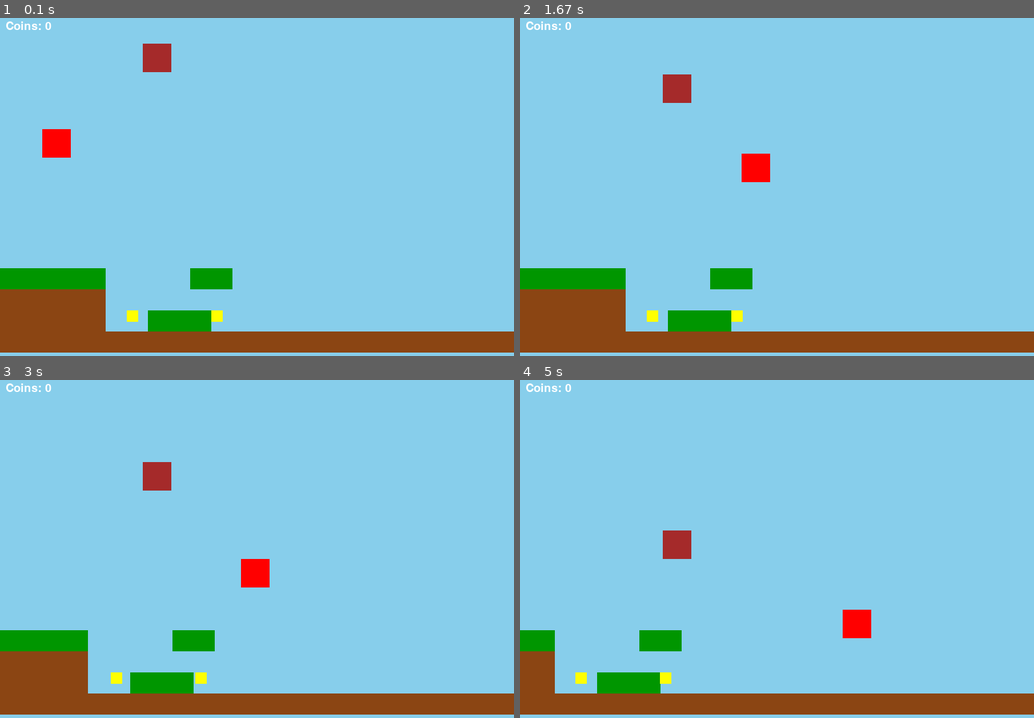
Above: before the commit, frames 1-4 (two rows, left to right).
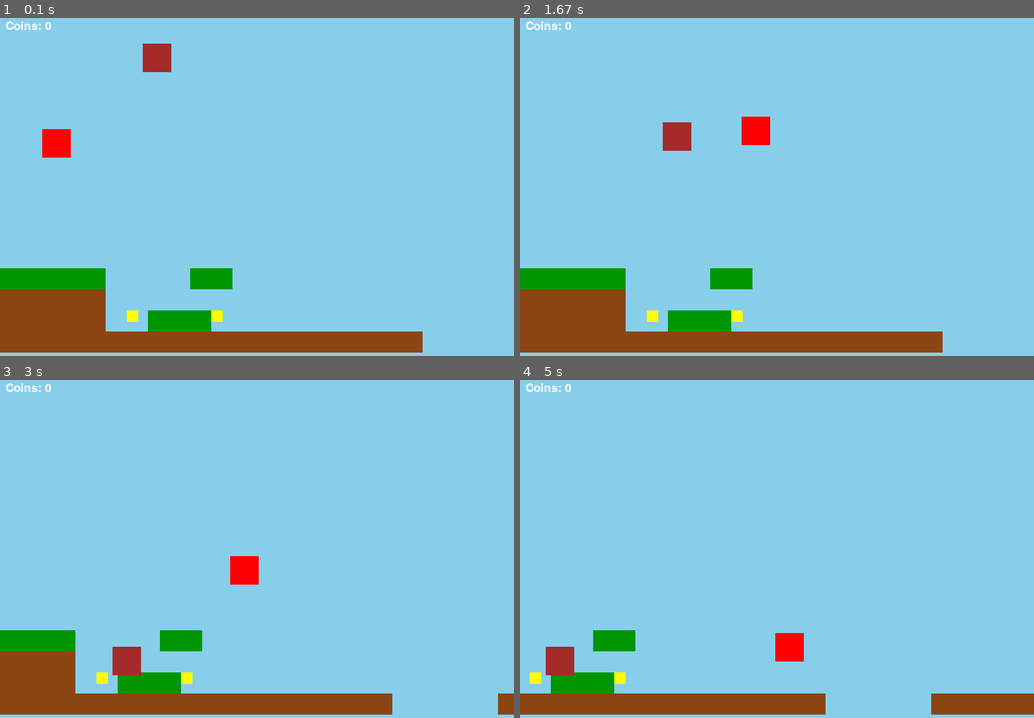
Above: after the commit, the same moments.

Repository: Graciano-B-L-Junior/Gamedevportfolio_pygame
Game: pygame game, started from 2 - Platform game/game.py
Same seed, same stepped clock (60 frames per second), same inputs: the game is played once before the commit and once after it.
Inputs:
- Up to frame 1 (0.1 s): no input
- Up to frame 2 (1.67 s): hold Space 0.33-0.8 s; hold Right 0.33-0.8 s; hold Right 0.83-1.3 s; tap Space at 0.9, 1.2, 1.4 s; hold Up 1.33-1.63 s
- Up to frame 3 (3 s): hold Right 1.67-2.13 s; tap Space at 1.73, 2.03, 2.23, 2.53, 2.8 s; hold Left 2.17-2.7 s; hold Left from 2.73 s (still down)
- Up to frame 4 (5 s): tap Space at 3.1, 3.23, 3.63, 3.93, 4.3, 4.6, 4.8 s; release Left at 3.13 s; hold Up 3.17-3.53 s; hold Right 3.57-4.2 s; hold Left 4.23-4.7 s; hold Right from 4.73 s (still down)

The runs differ from the first frame. In frame 1, 1.1% of the frame differs, in the area x 82-100%, y 92-99%; in frame 2, 3.0%; in frame 3, 3.9%; in frame 4, 6.4%, in the area x 0-80%, y 44-99%.

Commit message:
Refactor physics and player classes; improve collision detection, enhance player movement mechanics, and update enemy drawing with camera offset.

Diff:
--- a/2 - Platform game/Physics/physics.py
+++ b/2 - Platform game/Physics/physics.py
@@ -1,3 +1,4 @@
+import pygame
 from player import Player
 
 class PhysicsEngine:
@@ -9,36 +10,41 @@
         self.gravity = 100
         self.other_rects = []
 
+
     def update(self,delta_time):
         self.vy += self.gravity * delta_time
+        for rect in self.other_rects:
+            self.collision(rect)
+
         self.x += self.vx * delta_time
         self.y += self.vy * delta_time
 
-        for rect in self.other_rects:
-            self.collision(rect)
 
 
     def collision(self, other):
+        self.rect = self.get_rect()
         if isinstance(other, Player):
             other = other.rect
+
         if hasattr(self, 'rect'):
-            if self.vx > 0:
-                if self.rect.right > other.left and self.rect.left < other.right:
-                    self.rect.right = other.left
-                    self.vx = 0
-            elif self.vx < 0:
-                if self.rect.left < other.right and self.rect.right > other.left:
-                    self.rect.left = other.right
-                    self.vx = 0
+            if self.rect.colliderect(other):
+                if self.vx > 0:
+                    if self.rect.right > other.left and self.rect.left < other.right:
+                        self.rect.right = other.left
+                        self.vx = 0
+                elif self.vx < 0:
+                    if self.rect.left < other.right and self.rect.right > other.left:
+                        self.rect.left = other.right
+                        self.vx = 0
 
-            if self.vy > 0:
-                if self.rect.bottom > other.top and self.rect.top < other.bottom:
-                    self.rect.bottom = other.top
-                    self.vy = 0
-            elif self.vy < 0:
-                if self.rect.top < other.bottom and self.rect.bottom > other.top:
-                    self.rect.top = other.bottom
-                    self.vy = 0
+                if self.vy > 0:
+                    if self.rect.bottom > other.top and self.rect.top < other.bottom:
+                        self.rect.bottom = other.top
+                        self.vy = 0
+                elif self.vy < 0:
+                    if self.rect.top < other.bottom and self.rect.bottom > other.top:
+                        self.rect.top = other.bottom
+                        self.vy = 0
         else:
             raise Exception(f"{__class__} doesn't have 'rect' attribute")
 
@@ -66,3 +72,6 @@
 
     def set_gravity(self, gravity):
         self.gravity = gravity
+
+    def get_rect(self):
+        return self.rect
--- a/2 - Platform game/enemy.py
+++ b/2 - Platform game/enemy.py
@@ -15,8 +15,10 @@
         self.health = 2
 
 
-    def draw(self,win):
-        pygame.draw.rect(win,self.color_brown,self.rect)
+    def draw(self,win, offset_x=0):
+        draw_rect = self.rect.copy()
+        draw_rect.x -= offset_x
+        pygame.draw.rect(win,self.color_brown,draw_rect)
 
     def update(self,delta_time, other_rects=None, offset_x=0):
         super().update(delta_time)
--- a/2 - Platform game/game.py
+++ b/2 - Platform game/game.py
@@ -4,15 +4,30 @@
 from ui import UI
 from enemy import Enemy
 
+TILEMAP = [
+    [0, 0, 0, 0, 0, 0, 0, 0, 0, 0, 0, 0, 0, 0, 0, 0, 0, 0, 0, 0, 0, 0, 0, 0, 0, 0, 0, 0, 0, 0, 0, 0, 0, 0, 0, 0, 0, 0, 0, 0, 0, 0, 0, 0, 0, 0, 0, 0, 0, 0],
+    [0, 0, 0, 0, 0, 0, 0, 0, 0, 0, 0, 0, 0, 0, 0, 0, 0, 0, 0, 0, 0, 0, 0, 0, 0, 0, 0, 0, 0, 0, 0, 0, 0, 0, 0, 0, 0, 0, 0, 0, 0, 0, 0, 0, 0, 0, 0, 0, 0, 0],
+    [0, 0, 0, 0, 0, 0, 0, 0, 0, 0, 0, 0, 0, 0, 0, 0, 0, 0, 0, 0, 0, 0, 0, 0, 0, 0, 0, 0, 0, 0, 0, 0, 0, 0, 0, 0, 0, 0, 0, 0, 0, 0, 0, 0, 0, 0, 0, 0, 0, 0],
+    [0, 0, 0, 0, 0, 0, 0, 0, 0, 0, 0, 0, 0, 0, 0, 0, 0, 0, 0, 0, 0, 0, 0, 0, 0, 0, 0, 0, 0, 0, 0, 0, 0, 0, 0, 0, 0, 0, 0, 0, 0, 0, 0, 0, 0, 0, 0, 0, 0, 0],
+    [0, 0, 0, 0, 0, 0, 0, 0, 0, 0, 0, 0, 0, 0, 0, 0, 0, 0, 0, 0, 0, 0, 0, 0, 0, 0, 0, 0, 0, 0, 0, 0, 0, 0, 0, 0, 0, 0, 0, 0, 0, 0, 0, 0, 0, 0, 0, 0, 0, 0],
+    [0, 0, 0, 0, 0, 0, 0, 0, 0, 0, 0, 0, 0, 0, 0, 0, 0, 0, 0, 0, 0, 0, 0, 0, 0, 0, 0, 0, 0, 0, 0, 0, 0, 0, 0, 0, 0, 0, 0, 0, 0, 0, 0, 0, 0, 0, 0, 0, 0, 0],
+    [0, 0, 0, 0, 0, 0, 0, 0, 0, 0, 0, 0, 0, 0, 0, 0, 0, 0, 0, 0, 0, 0, 0, 0, 0, 0, 0, 0, 0, 0, 0, 0, 0, 0, 0, 0, 0, 0, 0, 0, 0, 0, 0, 0, 0, 0, 0, 0, 0, 0],
+    [0, 0, 0, 0, 0, 0, 0, 0, 0, 0, 0, 0, 0, 0, 0, 0, 0, 0, 0, 0, 0, 0, 0, 0, 0, 0, 0, 0, 0, 0, 0, 0, 0, 0, 0, 0, 0, 0, 0, 0, 0, 0, 0, 0, 0, 0, 0, 0, 0, 0],
+    [0, 0, 0, 0, 0, 0, 0, 0, 0, 0, 0, 0, 0, 0, 0, 0, 0, 0, 0, 0, 0, 0, 0, 0, 0, 0, 0, 0, 0, 0, 0, 0, 0, 0, 0, 0, 0, 0, 0, 0, 0, 0, 0, 0, 0, 0, 0, 0, 0, 0],
+    [0, 0, 0, 0, 0, 0, 0, 0, 0, 0, 0, 0, 0, 0, 0, 0, 0, 0, 0, 0, 0, 0, 0, 0, 0, 0, 0, 0, 0, 0, 0, 0, 0, 0, 0, 0, 0, 0, 0, 0, 0, 0, 0, 0, 0, 0, 0, 0, 0, 0],
+    [0, 0, 0, 0, 0, 0, 0, 0, 0, 0, 0, 0, 0, 0, 0, 0, 0, 0, 0, 0, 0, 0, 0, 0, 0, 0, 0, 0, 0, 0, 0, 0, 0, 0, 0, 0, 0, 0, 0, 0, 0, 0, 0, 0, 0, 0, 0, 0, 0, 0],
+    [0, 0, 0, 0, 0, 0, 0, 0, 0, 0, 0, 0, 0, 0, 0, 0, 0, 0, 0, 0, 0, 0, 0, 0, 0, 0, 0, 0, 0, 0, 0, 0, 0, 0, 0, 0, 0, 0, 0, 0, 0, 0, 0, 0, 0, 0, 0, 0, 0, 0],
+    [2, 2, 2, 2, 2, 0, 0, 0, 0, 2, 2, 0, 0, 0, 0, 0, 0, 0, 0, 0, 0, 0, 0, 0, 0, 0, 0, 0, 0, 0, 0, 0, 0, 0, 0, 0, 0, 0, 0, 0, 0, 0, 0, 0, 0, 0, 0, 0, 0, 0],
+    [1, 1, 1, 1, 1, 0, 0, 0, 0, 0, 0, 0, 0, 0, 0, 0, 0, 0, 0, 0, 0, 0, 0, 0, 0, 0, 0, 0, 0, 0, 0, 0, 0, 0, 0, 0, 0, 0, 0, 0, 0, 0, 0, 0, 0, 0, 0, 0, 0, 0],
+    [1, 1, 1, 1, 1, 0, 3, 2, 2, 2, 3, 0, 0, 0, 0, 0, 0, 0, 0, 0, 0, 0, 0, 0, 0, 0, 0, 0, 0, 0, 0, 0, 0, 0, 0, 0, 0, 0, 0, 0, 0, 0, 0, 0, 0, 0, 0, 0, 0, 0],
+    [1, 1, 1, 1, 1, 1, 1, 1, 1, 1, 1, 1, 1, 1, 1, 1, 1, 1, 1, 1, 0, 0, 0, 0, 0, 1, 1, 1, 1, 1, 1, 1, 1, 1, 1, 1, 1, 1, 1, 1, 1, 1, 1, 1, 1, 1, 1, 1, 1, 1],
+]
 
 
 class Game:
-
     GROUND_EARTH = (139, 69, 19)
     GREEN_GROUND = (0, 150, 0)
     WHITE = (255, 255, 255)
-
-
 
     def __init__(self):
         pygame.init()
@@ -20,131 +35,107 @@
         self.screen_height = 600
         self.screen = pygame.display.set_mode((self.screen_width, self.screen_height))
         pygame.display.set_caption("2D Platformer")
-        self.ui = UI(game=self)
-        self.enemy = Enemy(250,50,50,50)
         self.clock = pygame.time.Clock()
         self.running = True
-        self.platforms = []
+        self.TILE_SIZE = self.screen_height // len(TILEMAP)
 
+        # Game Objects
+        self.player = None
+        self.enemy = None
+        self.ui = None
+        self.platforms = [] # List of (rect, tile_type)
+        self.platform_rects = [] # List of rects only, for collision
+        self.coins = []
+        self._create_entities()
+        self.trigger = False
 
-        self.TILEMAP = [
-            [0, 0, 0, 0, 0, 0, 0, 0, 0, 0, 0, 0, 0, 0, 0, 0, 0, 0, 0, 0, 0, 0, 0, 0, 0, 0, 0, 0, 0, 0, 0, 0, 0, 0, 0, 0, 0, 0, 0, 0, 0, 0, 0, 0, 0, 0, 0, 0, 0, 0],
-            [0, 0, 0, 0, 0, 0, 0, 0, 0, 0, 0, 0, 0, 0, 0, 0, 0, 0, 0, 0, 0, 0, 0, 0, 0, 0, 0, 0, 0, 0, 0, 0, 0, 0, 0, 0, 0, 0, 0, 0, 0, 0, 0, 0, 0, 0, 0, 0, 0, 0],
-            [0, 0, 0, 0, 0, 0, 0, 0, 0, 0, 0, 0, 0, 0, 0, 0, 0, 0, 0, 0, 0, 0, 0, 0, 0, 0, 0, 0, 0, 0, 0, 0, 0, 0, 0, 0, 0, 0, 0, 0, 0, 0, 0, 0, 0, 0, 0, 0, 0, 0],
-            [0, 0, 0, 0, 0, 0, 0, 0, 0, 0, 0, 0, 0, 0, 0, 0, 0, 0, 0, 0, 0, 0, 0, 0, 0, 0, 0, 0, 0, 0, 0, 0, 0, 0, 0, 0, 0, 0, 0, 0, 0, 0, 0, 0, 0, 0, 0, 0, 0, 0],
-            [0, 0, 0, 0, 0, 0, 0, 0, 0, 0, 0, 0, 0, 0, 0, 0, 0, 0, 0, 0, 0, 0, 0, 0, 0, 0, 0, 0, 0, 0, 0, 0, 0, 0, 0, 0, 0, 0, 0, 0, 0, 0, 0, 0, 0, 0, 0, 0, 0, 0],
-            [0, 0, 0, 0, 0, 0, 0, 0, 0, 0, 0, 0, 0, 0, 0, 0, 0, 0, 0, 0, 0, 0, 0, 0, 0, 0, 0, 0, 0, 0, 0, 0, 0, 0, 0, 0, 0, 0, 0, 0, 0, 0, 0, 0, 0, 0, 0, 0, 0, 0],
-            [0, 0, 0, 0, 0, 0, 0, 0, 0, 0, 0, 0, 0, 0, 0, 0, 0, 0, 0, 0, 0, 0, 0, 0, 0, 0, 0, 0, 0, 0, 0, 0, 0, 0, 0, 0, 0, 0, 0, 0, 0, 0, 0, 0, 0, 0, 0, 0, 0, 0],
-            [0, 0, 0, 0, 0, 0, 0, 0, 0, 0, 0, 0, 0, 0, 0, 0, 0, 0, 0, 0, 0, 0, 0, 0, 0, 0, 0, 0, 0, 0, 0, 0, 0, 0, 0, 0, 0, 0, 0, 0, 0, 0, 0, 0, 0, 0, 0, 0, 0, 0],
-            [0, 0, 0, 0, 0, 0, 0, 0, 0, 0, 0, 0, 0, 0, 0, 0, 0, 0, 0, 0, 0, 0, 0, 0, 0, 0, 0, 0, 0, 0, 0, 0, 0, 0, 0, 0, 0, 0, 0, 0, 0, 0, 0, 0, 0, 0, 0, 0, 0, 0],
-            [0, 0, 0, 0, 0, 0, 0, 0, 0, 0, 0, 0, 0, 0, 0, 0, 0, 0, 0, 0, 0, 0, 0, 0, 0, 0, 0, 0, 0, 0, 0, 0, 0, 0, 0, 0, 0, 0, 0, 0, 0, 0, 0, 0, 0, 0, 0, 0, 0, 0],
-            [0, 0, 0, 0, 0, 0, 0, 0, 0, 0, 0, 0, 0, 0, 0, 0, 0, 0, 0, 0, 0, 0, 0, 0, 0, 0, 0, 0, 0, 0, 0, 0, 0, 0, 0, 0, 0, 0, 0, 0, 0, 0, 0, 0, 0, 0, 0, 0, 0, 0],
-            [0, 0, 0, 0, 0, 0, 0, 0, 0, 0, 0, 0, 0, 0, 0, 0, 0, 0, 0, 0, 0, 0, 0, 0, 0, 0, 0, 0, 0, 0, 0, 0, 0, 0, 0, 0, 0, 0, 0, 0, 0, 0, 0, 0, 0, 0, 0, 0, 0, 0],
-            [2, 2, 2, 2, 2, 0, 0, 0, 0, 2, 2, 0, 0, 0, 0, 0, 0, 0, 0, 0, 0, 0, 0, 0, 0, 0, 0, 0, 0, 0, 0, 0, 0, 0, 0, 0, 0, 0, 0, 0, 0, 0, 0, 0, 0, 0, 0, 0, 0, 0],
-            [1, 1, 1, 1, 1, 0, 0, 0, 0, 0, 0, 0, 0, 0, 0, 0, 0, 0, 0, 0, 0, 0, 0, 0, 0, 0, 0, 0, 0, 0, 0, 0, 0, 0, 0, 0, 0, 0, 0, 0, 0, 0, 0, 0, 0, 0, 0, 0, 0, 0],
-            [1, 1, 1, 1, 1, 0, 3, 2, 2, 2, 3, 0, 0, 0, 0, 0, 0, 0, 0, 0, 0, 0, 0, 0, 0, 0, 0, 0, 0, 0, 0, 0, 0, 0, 0, 0, 0, 0, 0, 0, 0, 0, 0, 0, 0, 0, 0, 0, 0, 0],
-            [1, 1, 1, 1, 1, 1, 1, 1, 1, 1, 1, 1, 1, 1, 1, 1, 1, 1, 1, 1, 1, 1, 1, 1, 1, 1, 1, 1, 1, 1, 1, 1, 1, 1, 1, 1, 1, 1, 1, 1, 1, 1, 1, 1, 1, 1, 1, 1, 1, 1],
-        ]
-
-        self.TILE_SIZE = self.screen_height // len(self.TILEMAP)
-        self.coins = []
-        self.load_map()
-
-        self.player = Player(2 * self.TILE_SIZE, 5 * self.TILE_SIZE, self.screen_width)
-
+        # Camera
         self.cam_offset_x = 0
-        self.cam_offset_y = 0
-
         self.target_cam_x = 0
         self.cam_smoothing = 5 # Fator de suavização. Quanto maior, mais rápido a câmera segue.
         self.last_cam_offset_x = 0
-        self.cam_offset_x_range = self.TILE_SIZE * 2
+        self.difference = 0
 
-        self.MAP_HEIGHT_PIXELS = len(self.TILEMAP) * self.TILE_SIZE
-        self.MAP_WIDTH_PIXELS = len(self.TILEMAP[0]) * self.TILE_SIZE
+        self.MAP_WIDTH_PIXELS = len(TILEMAP[0]) * self.TILE_SIZE
 
-        self.enemy.set_other_rects([*self.platforms,self.player])
+    def _create_entities(self):
+        self.load_map()
+        self.player = Player(2 * self.TILE_SIZE, 5 * self.TILE_SIZE, self.screen_width)
+        self.enemy = Enemy(250, 50, 50, 50)
+        self.ui = UI(game=self)
 
     def load_map(self):
         self.platforms = []
         self.coins = []
-        for y_map, line in enumerate(self.TILEMAP):
+        for y_map, line in enumerate(TILEMAP):
             for x_map, tile in enumerate(line):
-                pos_x = x_map * self.TILE_SIZE
-                pos_y = y_map * self.TILE_SIZE
+                pos_x_world = x_map * self.TILE_SIZE
+                pos_y_world = y_map * self.TILE_SIZE
                 if tile == 3:
-                    self.coins.append(Coin(pos_x, pos_y))
+                    self.coins.append(Coin(pos_x_world, pos_y_world))
+                elif tile in [1, 2]:
+                    rect = pygame.Rect(pos_x_world, pos_y_world, self.TILE_SIZE, self.TILE_SIZE)
+                    self.platforms.append((rect, tile))
+        self.platform_rects = [p[0] for p in self.platforms]
 
     def handle_input(self):
         for event in pygame.event.get():
             if event.type == pygame.QUIT:
                 self.running = False
 
-    def update(self,delta_time):
-        self.platforms = []
-        for y_map, line in enumerate(self.TILEMAP):
-            for x_map, tile in enumerate(line):
-                pos_x_world = x_map * self.TILE_SIZE
-                pos_y_world = y_map * self.TILE_SIZE
-                pos_x_screen = pos_x_world - self.cam_offset_x
-
-                if tile in [1, 2] and -self.TILE_SIZE < pos_x_screen < self.screen_width:
-                    rect = pygame.Rect(pos_x_screen, pos_y_world, self.TILE_SIZE, self.TILE_SIZE)
-                    self.platforms.append((rect,tile))
-
+    def _update_camera(self, delta_time):
         self.target_cam_x = self.player.rect.centerx - self.screen_width // 2
-
         self.cam_offset_x += (self.target_cam_x - self.cam_offset_x) * self.cam_smoothing * delta_time
-
         self.cam_offset_x = max(0, min(self.cam_offset_x, self.MAP_WIDTH_PIXELS - self.screen_width))
 
         self.difference = self.cam_offset_x - self.last_cam_offset_x
-
         self.last_cam_offset_x = self.cam_offset_x
 
-        platform_rects = [p[0] for p in self.platforms]
+    def _update_entities(self, delta_time):
         self.player.update(
-            other_rects=platform_rects,
+            other_rects=self.platform_rects,
             delta_time=delta_time,
             offset_x=self.difference
         )
 
-        for coin in self.coins:
+        for coin in self.coins[:]:
             coin.update(self.player)
             if coin.collected:
                 self.coins.remove(coin)
 
+        enemy_collidables = [*self.platform_rects, self.player.rect]
         self.enemy.update(
             delta_time,
-            other_rects=[
-                *platform_rects,
-                self.player
-            ],
+            other_rects=enemy_collidables,
             offset_x=self.difference
         )
 
+    def update(self, delta_time):
+        self._update_camera(delta_time)
+        self._update_entities(delta_time)
 
     def draw(self):
         self.screen.fill((135, 206, 235))
 
-        for tuples in self.platforms:
-            platform_rect = tuples[0]
-            tile_type = tuples[1]
-            draw_rect = platform_rect
+        # Draw level geometry
+        for platform_rect, tile_type in self.platforms:
+            draw_rect = platform_rect.copy()
+            draw_rect.x -= self.cam_offset_x
 
-            if  tile_type == 1:
-                pygame.draw.rect(self.screen, self.GROUND_EARTH, draw_rect)
-            else:
-                pygame.draw.rect(self.screen, self.GREEN_GROUND, draw_rect)
+            if draw_rect.right > 0 and draw_rect.left < self.screen_width:
+                color = self.GROUND_EARTH if tile_type == 1 else self.GREEN_GROUND
+                pygame.draw.rect(self.screen, color, draw_rect)
 
+        # Draw entities
         for coin in self.coins:
             coin.draw(self.screen, self.cam_offset_x)
 
-        self.player.draw(self.screen)
-        self.enemy.draw(self.screen)
+        self.player.draw(self.screen, self.cam_offset_x)
+        self.enemy.draw(self.screen, self.cam_offset_x)
         self.ui.draw(self.screen)
 
         pygame.display.flip()
+
 
     def run(self):
         while self.running:
--- a/2 - Platform game/player.py
+++ b/2 - Platform game/player.py
@@ -1,6 +1,6 @@
 import pygame
 
-class Player:
+class Player: #TODO: Refactor this class
     def __init__(self, x, y, game_screen):
         self.x = x
         self.y = y
@@ -9,65 +9,67 @@
         self.speed = 20
         self.jump_force = -20
         self.maximum_fall_speed = 10
+
         self.rect = pygame.Rect(self.x, self.y, self.width, self.height)
-        self.old_x = self.rect.x
-        self.old_y = self.rect.y
         self.color = (255, 0, 0)
+
+        # Horizontal movement
         self.dx = 0
         self.acceleration_rate = 10
         self.friction = 30
+
+        # Vertical movement
         self.y_velocity = 0
         self.gravity = 60
         self.on_ground = False
-        self.is_jumping = False
-        self.high_jump = -18
+        self.is_holding_jump = False
+        self.variable_jump_multiplier = -18 # Reduces upward velocity when jump is held
+
+        # Advanced jump mechanics
         self.COYOTE_DURATION = 0.15
         self.coyote_time = 0
-        self.is_colliding = False
+        self.BUFFER_JUMP_DURATION = 0.15
         self.buffer_jump = 0
-        self.BUFFER_JUMP_DURATION = 0.15
+
+        # State
+        self.wants_to_jump = False
+        self.move_direction = 0 # -1 for left, 1 for right, 0 for idle
+
+        # Game info
         self.coins_collected = 0
         self.screen_width = game_screen
 
-    def draw(self, surface):
-        pygame.draw.rect(surface, self.color, self.rect)
+    def draw(self, surface, offset_x=0):
+        draw_rect = self.rect.copy()
+        draw_rect.x -= offset_x
+        pygame.draw.rect(surface, self.color, draw_rect)
 
-    def update(self, other_rects, **kwargs):
-        self.is_colliding = False
+    def _handle_input(self):
         keys = pygame.key.get_pressed()
-        delta_time = kwargs.get("delta_time")
-        if delta_time is None: delta_time = 1/60.0
 
+        self.move_direction = 0
+        if keys[pygame.K_LEFT]:
+            self.move_direction = -1
+        elif keys[pygame.K_RIGHT]:
+            self.move_direction = 1
+
+        self.wants_to_jump = keys[pygame.K_SPACE] or keys[pygame.K_UP]
+        if self.wants_to_jump:
+            self.buffer_jump = self.BUFFER_JUMP_DURATION
+
+        self.is_holding_jump = self.wants_to_jump
+
+    def _update_timers(self, delta_time):
         if not self.on_ground:
             self.coyote_time -= delta_time
 
         if self.buffer_jump > 0:
             self.buffer_jump -= delta_time
 
-        if keys[pygame.K_SPACE] or keys[pygame.K_UP]:
-            self.buffer_jump = self.BUFFER_JUMP_DURATION
-
-        if (keys[pygame.K_SPACE] or keys[pygame.K_UP]) and (self.on_ground or self.coyote_time > 0):
-            self.y_velocity = self.jump_force
-            self.on_ground = False
-            self.is_jumping = True
-            self.coyote_time = 0
-
-        if self.is_jumping:
-            self.y_velocity += self.high_jump * delta_time
-        else:
-            self.is_jumping = False
-
-        if kwargs.get("cam_offset_x") and kwargs.get('cam_is_moving'):
-            self.speed = 5
-        else:
-            self.speed = 20
-
-        if keys[pygame.K_LEFT]:
-            self.dx -= (self.acceleration_rate * delta_time) + (kwargs.get("offset_x") * delta_time)
-        elif keys[pygame.K_RIGHT]:
-            self.dx += (self.acceleration_rate * delta_time) - (kwargs.get("offset_x") * delta_time)
-        else:
+    def _apply_horizontal_movement(self, delta_time, offset_x):
+        if self.move_direction != 0:
+            self.dx += (self.acceleration_rate * self.move_direction * delta_time)
+        else: # Apply friction
             if self.dx > 0:
                 self.dx -= self.friction * delta_time
                 if self.dx < 0: self.dx = 0
@@ -75,51 +77,48 @@
                 self.dx += self.friction * delta_time
                 if self.dx > 0: self.dx = 0
 
-        if self.dx > self.speed:
-            self.dx = self.speed
-        if self.dx < -self.speed:
-            self.dx = -self.speed
+        self.dx = max(-self.speed, min(self.speed, self.dx))
 
+    def _apply_vertical_movement(self, delta_time):
+        # Jump logic
+        if self.buffer_jump > 0 and (self.on_ground or self.coyote_time > 0):
+            self.y_velocity = self.jump_force
+            self.on_ground = False
+            self.coyote_time = 0
+            self.buffer_jump = 0
 
-        self.old_x = self.rect.x
-        self.rect.x += self.dx
+        # Variable jump height
+        if self.is_holding_jump and self.y_velocity < 0:
+            self.y_velocity += self.variable_jump_multiplier * delta_time
 
-        for platform in other_rects:
-            if self.rect.colliderect(platform):
-                mtv_x = self.get_mtv_x(platform, self.dx)
-
-                if self.dx > 0:
-                    self.rect.right += mtv_x
-                elif self.dx < 0:
-                    self.rect.left += mtv_x
-                self.dx = 0
-                self.is_colliding=True
-
+        # Gravity
         self.y_velocity += self.gravity * delta_time
         self.y_velocity = min(self.y_velocity, self.maximum_fall_speed)
 
-        self.old_y = self.rect.y
+    def _handle_horizontal_collisions(self, other_rects):
+        self.rect.x += self.dx
+        for platform in other_rects:
+            if self.rect.colliderect(platform):
+                if self.dx > 0: # Moving right
+                    self.rect.right = platform.left
+                elif self.dx < 0: # Moving left
+                    self.rect.left = platform.right
+                self.dx = 0
+
+    def _handle_vertical_collisions(self, other_rects):
         self.rect.y += self.y_velocity
         self.on_ground = False
         for platform in other_rects:
             if self.rect.colliderect(platform):
-                if self.y_velocity > 0:
-                    self.rect.y = self.old_y
-                    self.y_velocity = 0
+                if self.y_velocity > 0: # Moving down
+                    self.rect.bottom = platform.top
                     self.on_ground = True
                     self.coyote_time = self.COYOTE_DURATION
-                    if self.buffer_jump > 0:
-                        self.y_velocity = self.jump_force
-                        self.on_ground = False
-                        self.is_jumping = True
-                        self.coyote_time = 0
-                        self.buffer_jump = 0
-                elif self.y_velocity < 0:
-                    self.rect.y = self.old_y
-                    self.y_velocity = 0
-                self.is_colliding=True
+                elif self.y_velocity < 0: # Moving up
+                    self.rect.top = platform.bottom
+                self.y_velocity = 0
 
-
+    def _enforce_screen_boundaries(self):
         if self.rect.right > self.screen_width:
             self.rect.right = self.screen_width
             self.dx = 0
@@ -127,16 +126,18 @@
             self.rect.left = 0
             self.dx = 0
 
-    def get_mtv_x(self, rect, move_x):
-        overlap_right = self.rect.right - rect.left
-        overlap_left = rect.right - self.rect.left
+    def update(self, other_rects, **kwargs):
+        delta_time = kwargs.get("delta_time")
+        if delta_time is None: delta_time = 1/60.0
 
-        if move_x > 0 and self.rect.right > rect.left:
-            return -overlap_right
-        elif move_x < 0 and self.rect.left < rect.right:
-            return overlap_left
-        else:
-            return 0
+        self._handle_input()
+        self._update_timers(delta_time)
+        self._apply_horizontal_movement(delta_time, kwargs.get("offset_x", 0))
+        self._apply_vertical_movement(delta_time)
+
+        self._handle_horizontal_collisions(other_rects)
+        self._handle_vertical_collisions(other_rects)
+        self._enforce_screen_boundaries()
 
     def update_collected_coins(self, qty):
         self.coins_collected += qty
